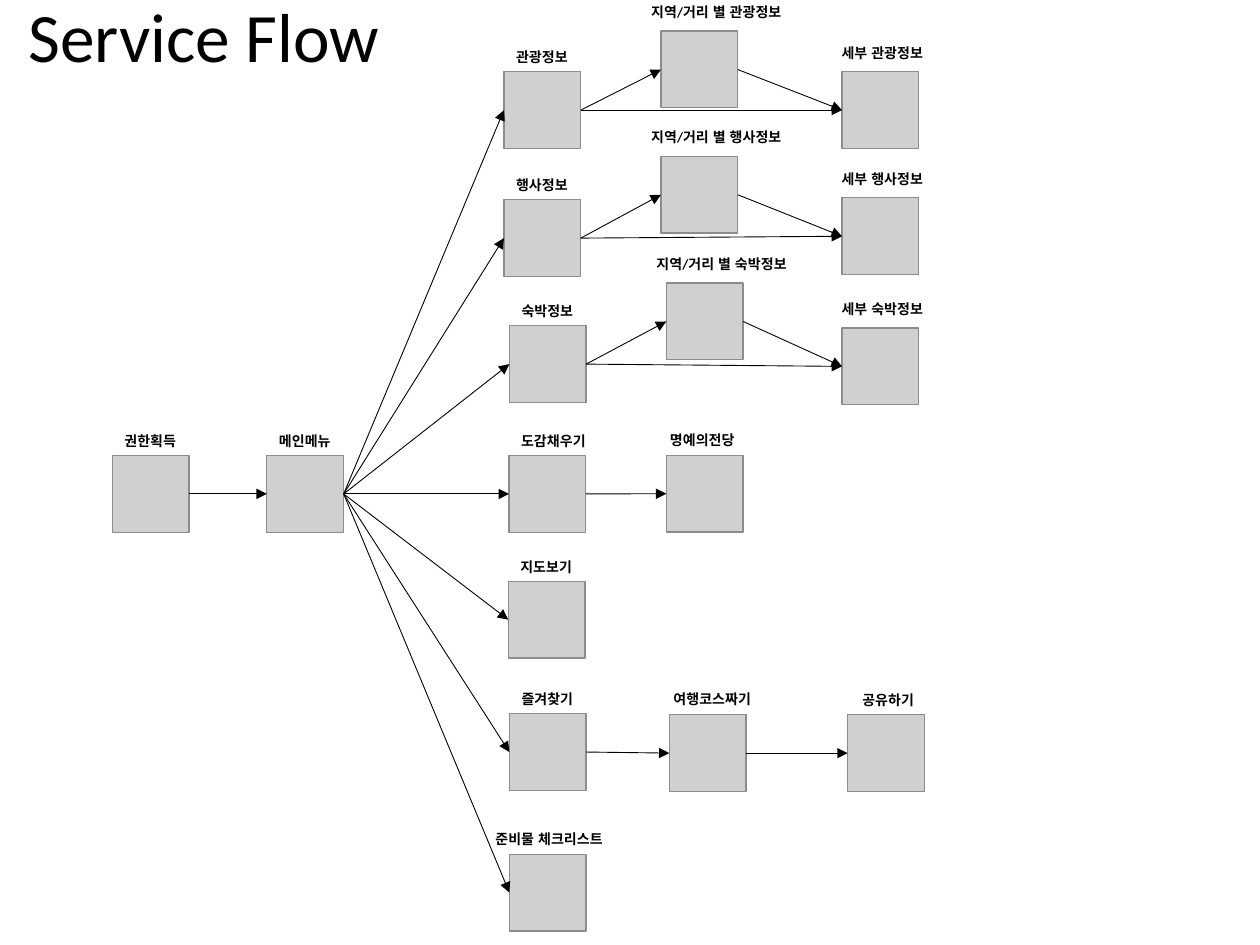
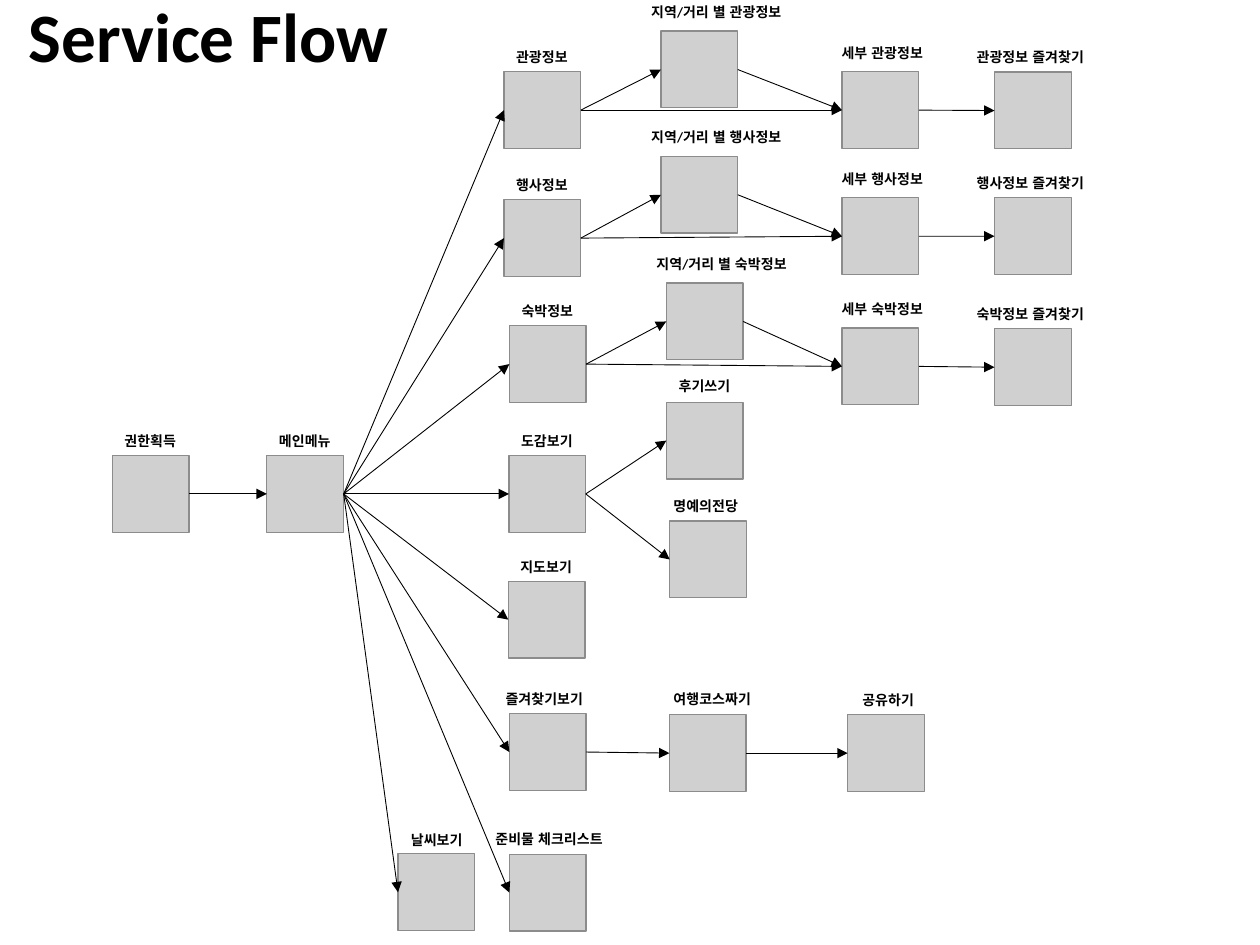
Before and after one commit to KimSangYeon-DGU/Trip-plus, a slide deck: slide 1 of Documents/Service flow.pptx. Drawn at 1260x945 pixels with LibreOffice and Linux fonts; fonts in the diff are those of the drawing; grey boxes stand for pictures. Boxes give left, top, right and bottom in pixels: in the first picture for what was removed or moved away, otherwise in the second. Text is boxed around its words. In the diff, an @@ line names an element or a change of style, - is before the commit and + after.

Commit message:
Add) Service flow ppt

```diff
--- a/Documents/Service flow.pptx
+++ b/Documents/Service flow.pptx
@@ title "Service Flow" at (x1=29, y1=13, x2=387, y2=63): bold on @@
@@ text added at (x1=977, y1=50, x2=1084, y2=64), 8 pt, text #000000, bold @@
+관광정보 즐겨찾기
@@ picture added at (x1=994, y1=72, x2=1071, y2=149) @@
@@ arrow added from (919, 110) to (994, 111), #000000 0.5 pt @@
@@ text added at (x1=977, y1=176, x2=1084, y2=190), 8 pt, text #000000, bold @@
+행사정보 즐겨찾기
@@ picture added at (x1=994, y1=198, x2=1071, y2=275) @@
@@ arrow added from (919, 237) to (994, 237), #000000 0.5 pt @@
@@ text added at (x1=977, y1=307, x2=1084, y2=321), 8 pt, text #000000, bold @@
+숙박정보 즐겨찾기
@@ picture added at (x1=994, y1=329, x2=1071, y2=406) @@
@@ text added at (x1=679, y1=379, x2=731, y2=393), 8 pt, text #000000, bold @@
+후기쓰기
@@ arrow added from (919, 367) to (994, 367), #000000 0.5 pt @@
@@ picture added at (x1=667, y1=402, x2=743, y2=479) @@
@@ text at (x1=521, y1=434, x2=573, y2=448): text changed @@
-도감채우기
+도감보기
@@ arrow added from (586, 494) to (667, 441), #000000 0.5 pt @@
@@ arrow added from (344, 494) to (398, 892), #000000 0.5 pt @@
@@ arrow moved from (586, 494) - (667, 494) to (586, 494) - (670, 559) @@
@@ text "명예의전당" moved from (x1=670, y1=433, x2=735, y2=447) to (x1=673, y1=499, x2=738, y2=513) @@
@@ picture moved from (x1=667, y1=455, x2=743, y2=532) to (x1=670, y1=522, x2=747, y2=598) @@
@@ text at (x1=506, y1=692, x2=583, y2=706): text changed @@
-즐겨찾기
+즐겨찾기보기
@@ text added at (x1=411, y1=833, x2=463, y2=847), 8 pt, text #000000, bold @@
+날씨보기
@@ picture added at (x1=398, y1=854, x2=475, y2=931) @@
```
